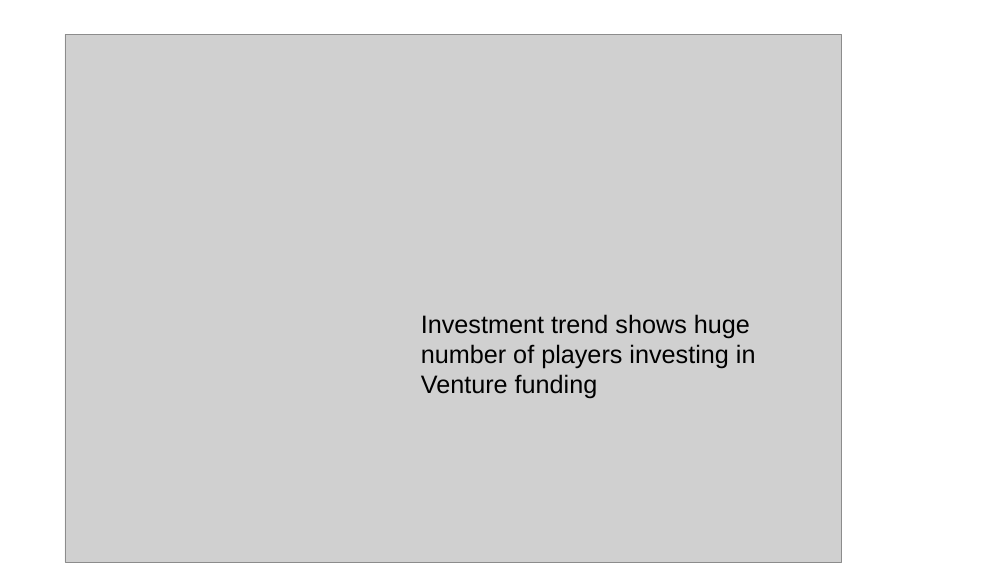
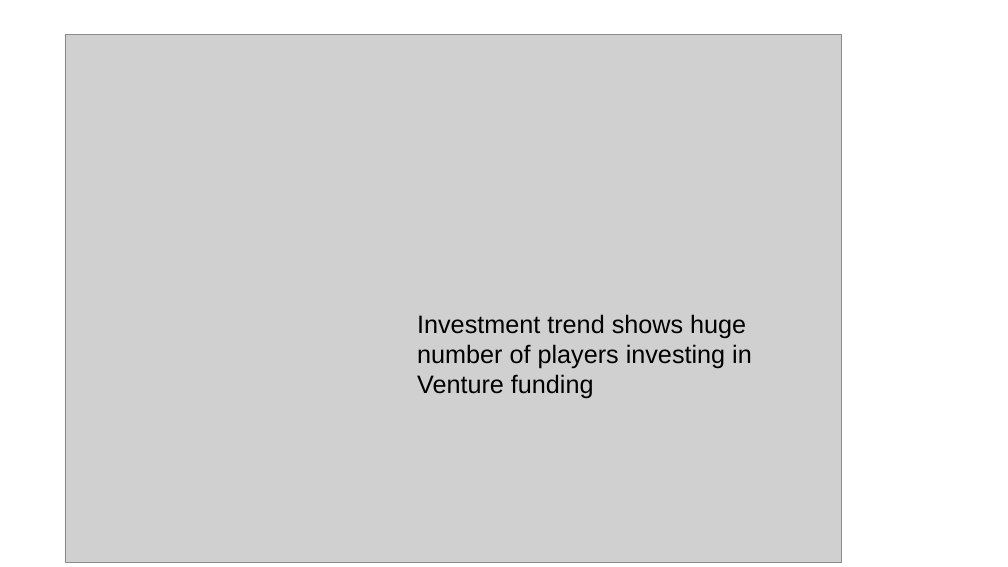
Before and after one commit to santhoshpkumar/Spark-Funds-Investment-CaseStudy, a slide deck: slide 5 of Spark Funds Presentation.pptx. Drawn at 1008x567 pixels with LibreOffice and Linux fonts; fonts in the diff are those of the drawing; grey boxes stand for pictures; background and template pictures are left out. Boxes give left, top, right and bottom in pixels: in the first picture for what was removed or moved away, otherwise in the second. Text is boxed around its words. In the diff, an @@ line names an element or a change of style, - is before the commit and + after.

```diff
--- a/Spark Funds Presentation.pptx
+++ b/Spark Funds Presentation.pptx
@@ text "Investment trend shows huge number ..." moved from (x1=421, y1=314, x2=756, y2=399) to (x1=417, y1=314, x2=752, y2=399) @@
```
Also in this commit, not shown: 8 other slides changed, 1 slide added, 2 other files.
